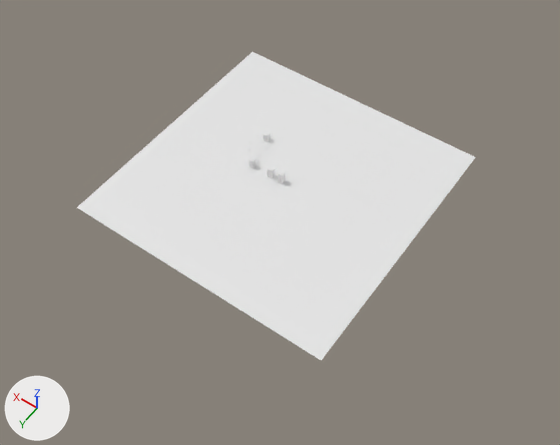
What one commit did to the OBJ model GmodClone/res/Models/Map9/Map9.obj.
Both versions are drawn from a camera (50 mm lens) standing at (-919.0, 1295.0, 1825.0) and looking at (-95.0, 140.0, 11.0). The lights are fixed; the arrows at lower left show +X, +Y and +Z. Materials are left out; every surface is plain grey. Where no turn or scale is listed for an object, it has been applied to the vertices.

The scene before the commit, as lines of its bpy script (objects in view):
```python
me_map9 = bpy.data.meshes.new('Map9')
me_map9.from_pydata(...)  # 84 vertices, 122 faces; spans x -444.0..444.0, y -444.0..444.0, z -15.0..50.0
# faces by material slot: [120, 2]
me_map9.materials.append(mat_none)
me_map9.materials.append(mat_none_lava1_png)
ob_map9 = bpy.data.objects.new('Map9', me_map9)
ob_map9.location = (0.0, 0.0, 0.0)
```
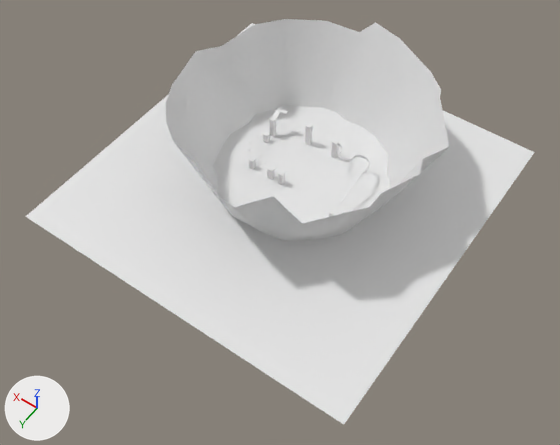
Boxes [x1, y1, x2, y2] around the edits, measured in the pictures (560 x 445 px):
'Map9', reshaped (27% wider, 31% taller): before [77, 52, 476, 360]; after [25, 19, 534, 424]
part 1 of me_map9, rebuilt (27% wider, 30% taller): before [77, 52, 476, 360]; after [25, 23, 534, 424]
part 2 of me_map9, built on: before [249, 134, 285, 184]; after [161, 19, 449, 288]

Edits to the bpy script that builds the scene:
```text
Change me_map9:
    used by ob_map9; location = (0.0, 0.0, 0.0)
    remove me_map9.from_pydata(...)  # 84 vertices, 122 faces; spans x -444.0..444.0, y -444.0..444.0, z -15.0..50.0
    add me_map9.from_pydata(...)  # 822 vertices, 1482 faces; spans x -587.0..550.0, y -580.0..556.0, z -8.0..299.0
    me_map9 part 1: the loose piece of 4 vertices spanning x -444.0..444.0, y -444.0..444.0, z 0.0 is rebuilt with 4 vertices and now spans x -587.0..550.0, y -580.0..556.0, z -7.0
    me_map9 part 2: 12 vertices removed from x -8.0..151.0, y -128.0..8.0, z -15.0..-2.0; 750 vertices added at x -436.0..389.0, y -499.0..336.0, z -8.0..299.0
```
